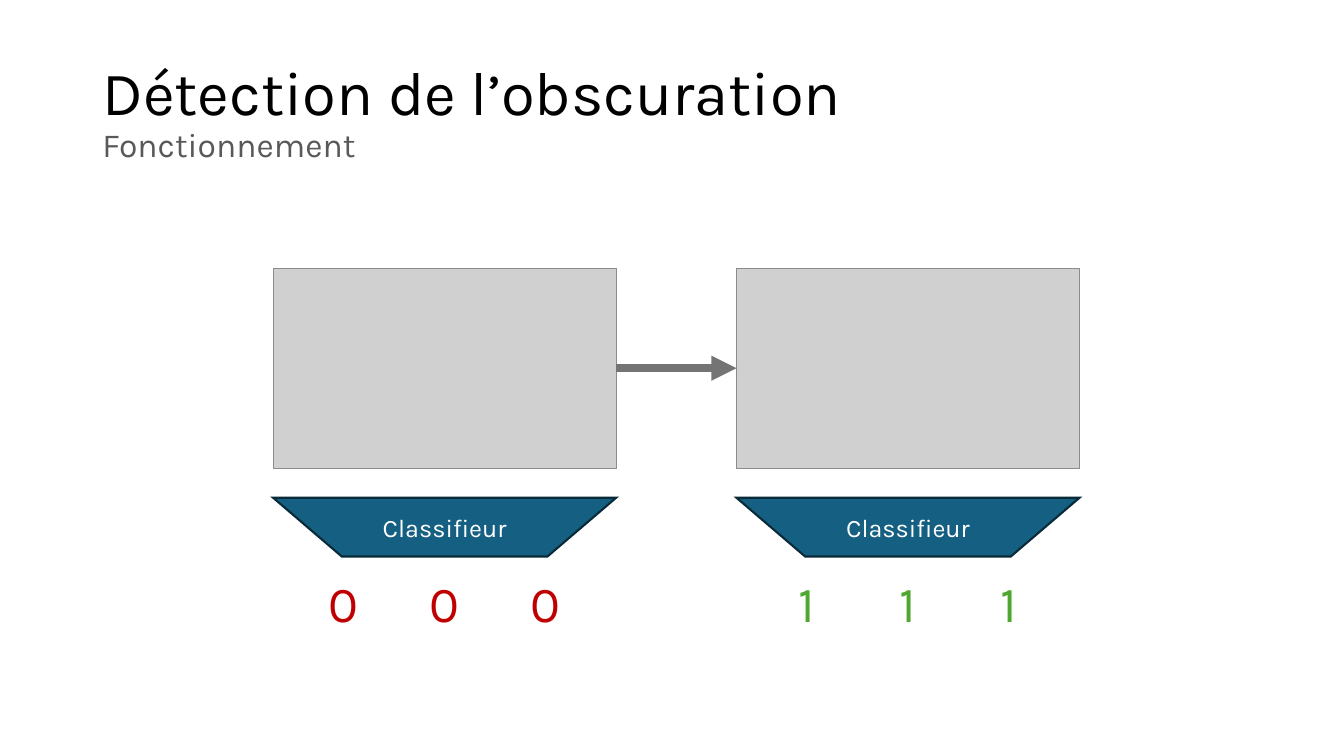
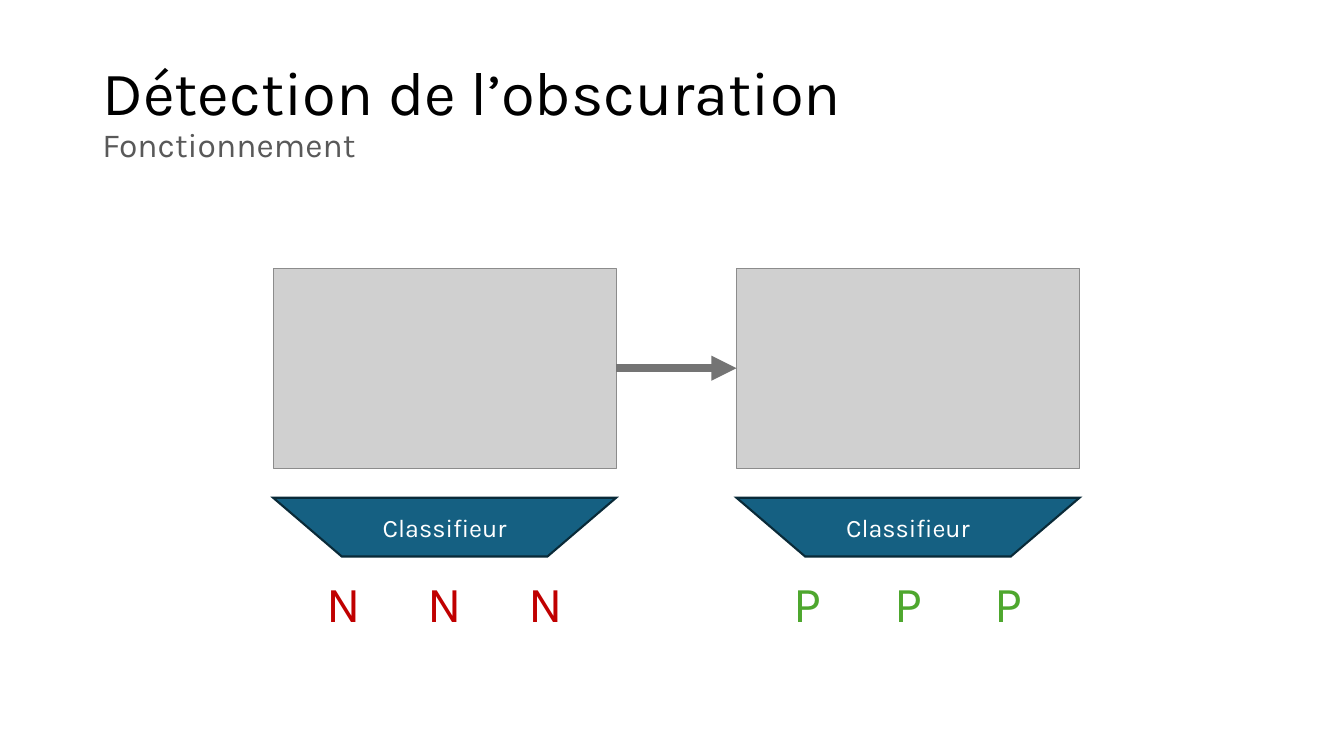
Before and after one commit to owilo/Stage, a slide deck: slide 21 of Documents/Slides/Obscuration de contenu numérique dans une image.pptx. Drawn at 1344x756 pixels with LibreOffice and Linux fonts; fonts in the diff are those of the drawing; grey boxes stand for pictures. Boxes give left, top, right and bottom in pixels: in the first picture for what was removed or moved away, otherwise in the second. Text is boxed around its words. In the diff, an @@ line names an element or a change of style, - is before the commit and + after.

```diff
--- a/Documents/Slides/Obscuration de contenu numérique dans une image.pptx
+++ b/Documents/Slides/Obscuration de contenu numérique dans une image.pptx
@@ text at (x1=327, y1=590, x2=562, y2=622): text changed @@
-0 0 0
+N N N
@@ text at (x1=793, y1=590, x2=1023, y2=622): text changed @@
-1 1 1
+P P P
```
Also in this commit, not shown: 7 other slides changed, 4 slides added, 4 slides removed.
